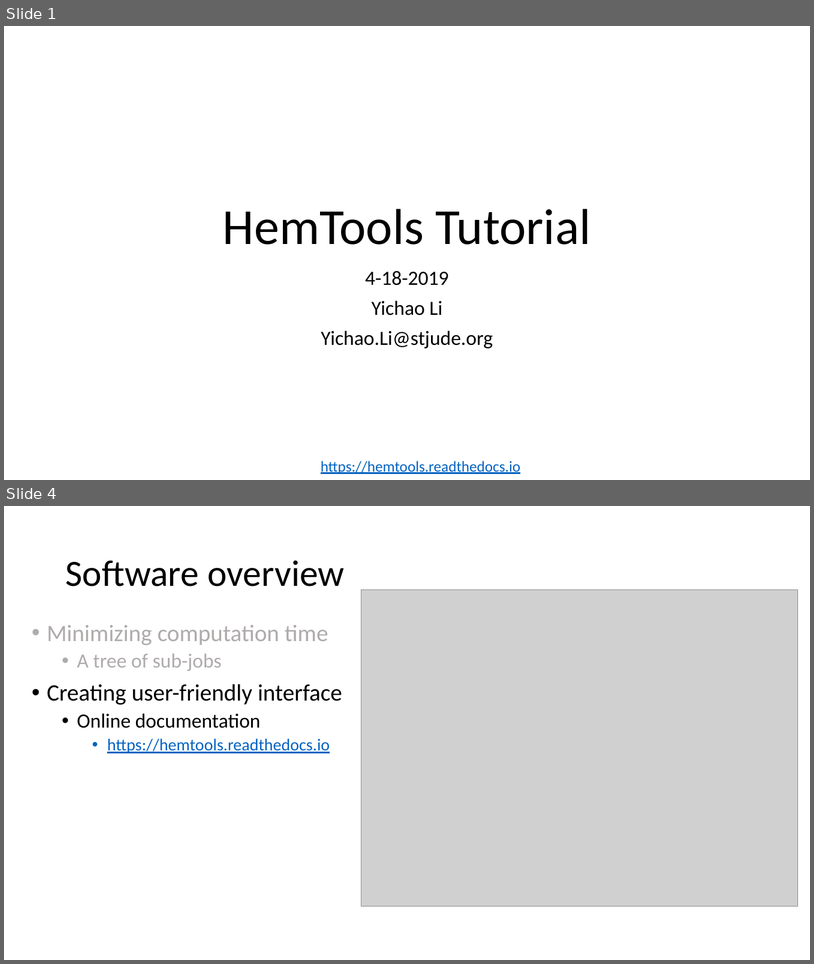
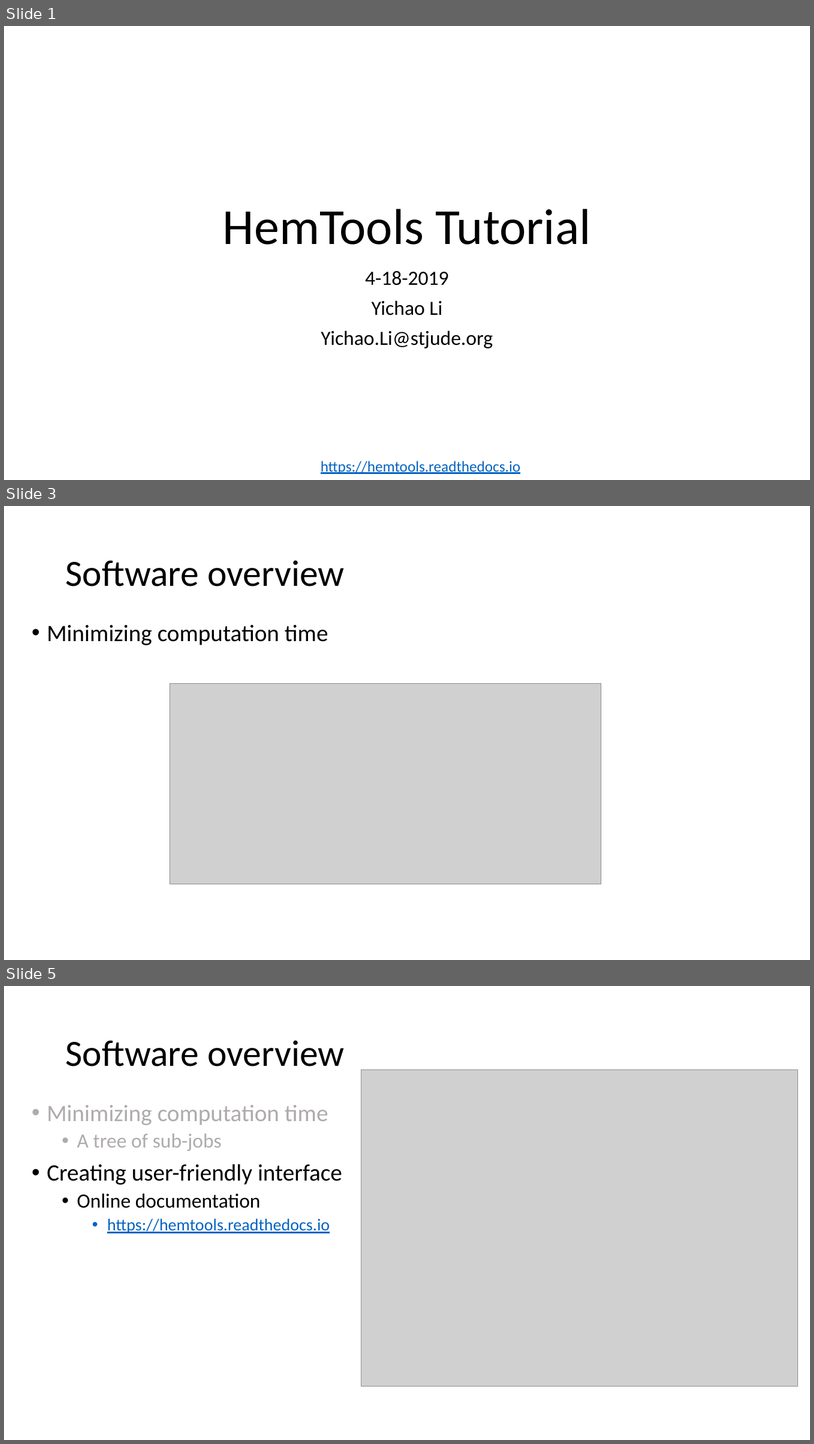
Before and after one commit to YichaoOU/HemTools, a slide deck: HemTools Tutorial.pptx. Shown one above the other, each under a label of ours: slides 1 and 4 before the commit, slides 1, 3 and 5 after it; the slides between them are not shown. The pictures are 814x964 and 814x1444 pixels, drawn with LibreOffice and Linux fonts; fonts in the diff are those of the drawing; grey boxes stand for pictures. Boxes give left, top, right and bottom in pixels: in the first picture for what was removed or moved away, otherwise in the second. Text is boxed around its words. In the diff, an @@ line names an element or a change of style, - is before the commit and + after.

```diff
--- a/HemTools Tutorial.pptx
+++ b/HemTools Tutorial.pptx
@@ slide 3 added at [4,506,810,960], background #FFFFFF @@
@@ title added at [65,560,344,586], 44 pt, text #000000 @@
+Software overview
@@ text added at [47,625,329,645], 28 pt, text #000000 @@
+• Minimizing computation time
@@ picture added at [170,683,602,883] @@
@@ what was slide 4 is now slide 5 @@
```
Also in this commit, not shown: 9 slides changed, 5 other slides added, 3 other files.
